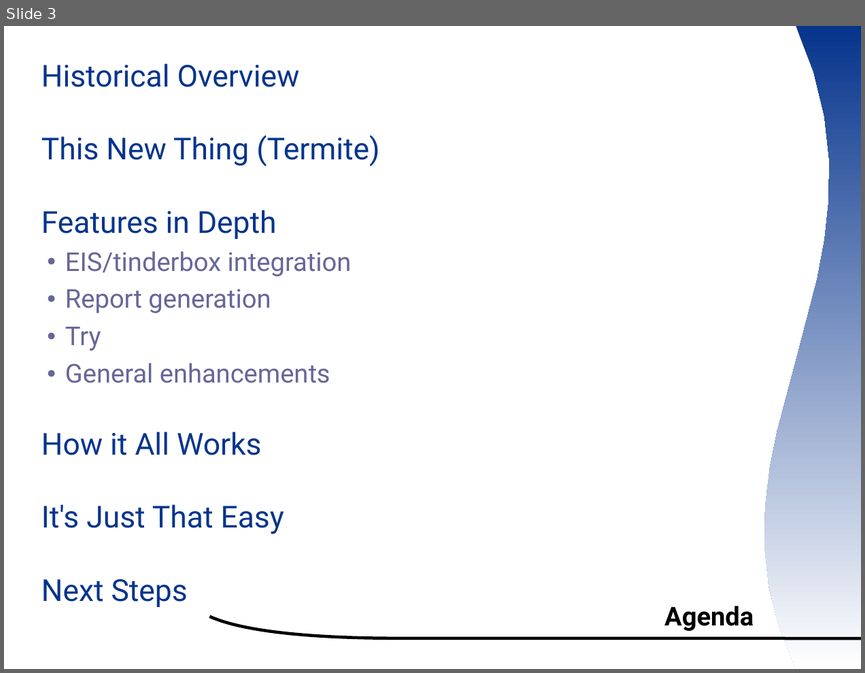
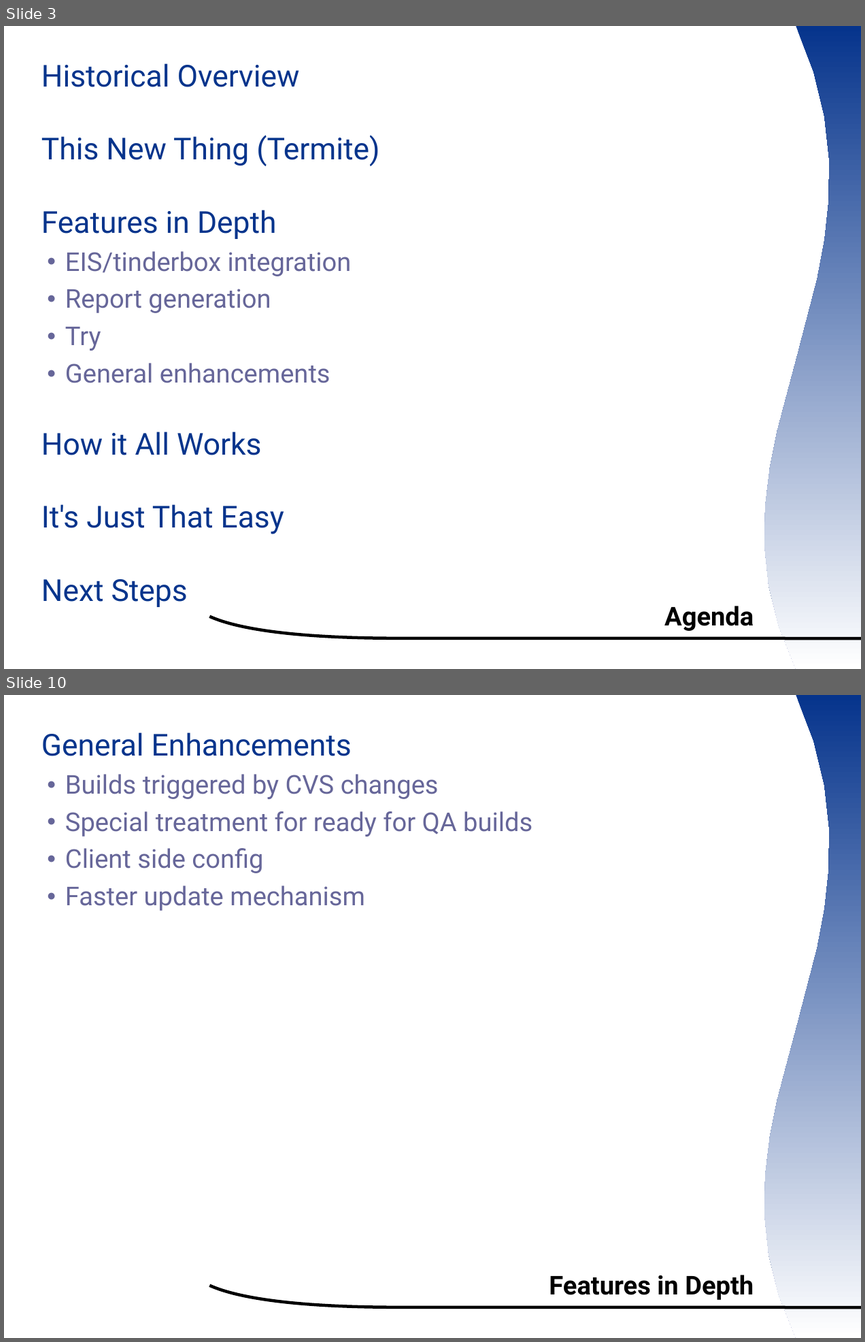
Before and after one commit to smsm1/ootermite, a slide deck: wiki/ooocon2007presentation.odp. Shown one above the other, each under a label of ours: slide 3 before the commit, slides 3 and 10 after it; the slides between them are not shown. The pictures are 865x673 and 865x1342 pixels, drawn with LibreOffice and Linux fonts; fonts in the diff are those of the drawing; background and template pictures are left out. Boxes give left, top, right and bottom in pixels: in the first picture for what was removed or moved away, otherwise in the second. Text is boxed around its words. In the diff, an @@ line names an element or a change of style, - is before the commit and + after.

```diff
--- a/wiki/ooocon2007presentation.odp
+++ b/wiki/ooocon2007presentation.odp
@@ slide 10 added at box(4, 695, 861, 1338), background #FFFFFF; not listed: 2 template elements that a slide beside it also shows @@
@@ text added at box(41, 732, 532, 911), 24 pt, text #666699 @@
+  General Enhancements
+  ● Builds triggered by CVS changes
+  ● Special treatment for ready for QA builds
+  ● Client side config
+  ● Faster update mechanism
@@ title added at box(549, 1274, 753, 1300), 24 pt, text #000000, bold @@
+Features in Depth
```
Also in this commit, not shown: 2 slides changed, 9 other slides added.
